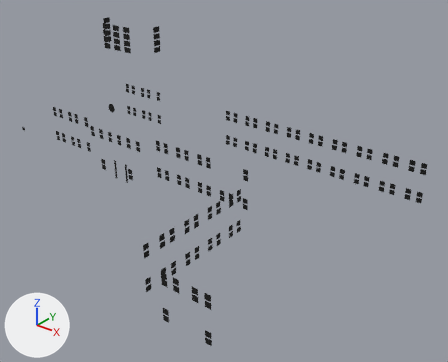
Before and after pictures for a commit that changed the OBJ model ProyectoFinal/ProyectoFinal/Models/Fachada/Vidrios_Fachada.obj.
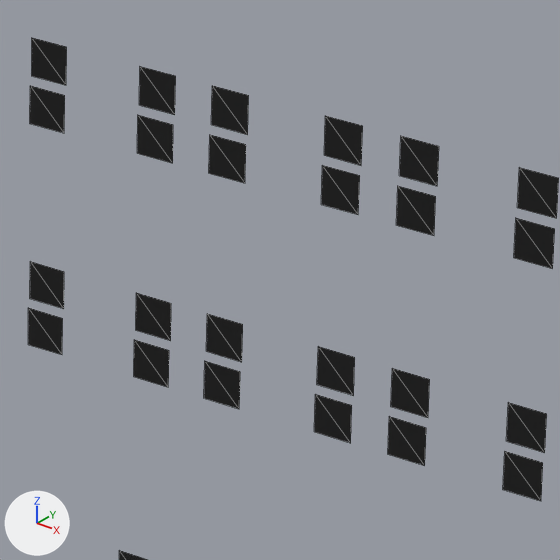
There are two pictures of each version: one whole from a 50 mm camera at (42.98, -36.71, 27.93) aimed at (11.81, 2.25, 3.77), one close up on the part from 51% to 65% of the width and 30% to 47% of the height. Arrows for +X, +Y and +Z are at lower left; the lights stay in place. The close-ups show mesh edges as thin lines. Where no turn or scale is listed for an object, it has been applied to the vertices.

Names of what the first close-up shows: 'Vidrios_Fachada'.
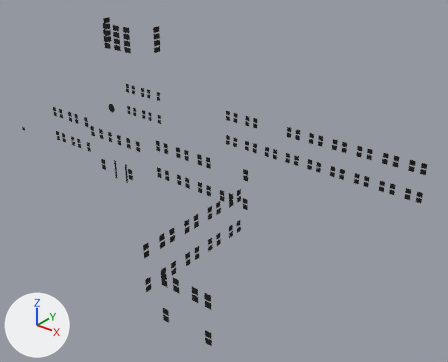
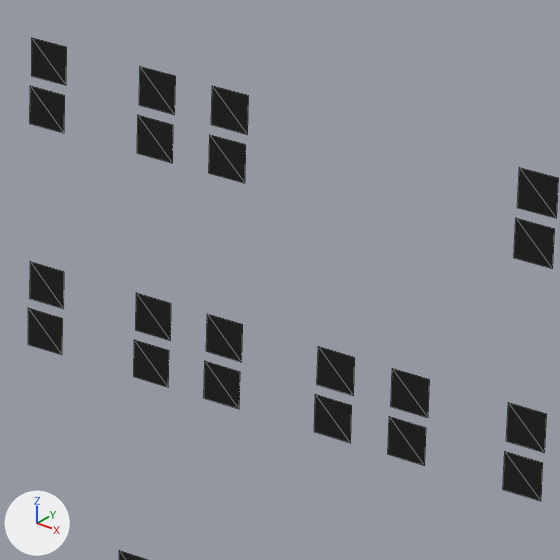
The change, as a list of edits to the scene's bpy script:
```text
Change me_vidrios_fachada:
    where me_vidrios_fachada.from_pydata(...)  # 956 vertices, 492 faces; spans x -17.9..26.3, y -13.9..12.1, z 0.9..16.1
    used by ob_vidrios_fachada; location = (0.0, 0.0, 0.0)
    me_vidrios_fachada part 1: the loose piece of 4 vertices spanning x 10.4..10.9, y 12.0, z 5.6..6.0 is deleted
    me_vidrios_fachada part 2: the loose piece of 4 vertices spanning x 9.4..9.9, y 12.0, z 5.6..6.0 is deleted
    me_vidrios_fachada part 3: the loose piece of 4 vertices spanning x 10.4..10.9, y 12.0, z 5.0..5.5 is deleted
    me_vidrios_fachada part 4: the loose piece of 4 vertices spanning x 9.4..9.9, y 12.0, z 5.0..5.5 is deleted
```

Location of each change, [x1, y1, x2, y2] in pixels of the close-ups (560 x 560 px):
part 1 of me_vidrios_fachada, deleted (black): before [399, 136, 439, 186]
part 2 of me_vidrios_fachada, deleted (black): before [324, 116, 363, 165]
part 3 of me_vidrios_fachada, deleted (black): before [396, 186, 436, 236]
part 4 of me_vidrios_fachada, deleted (black): before [321, 165, 360, 215]
